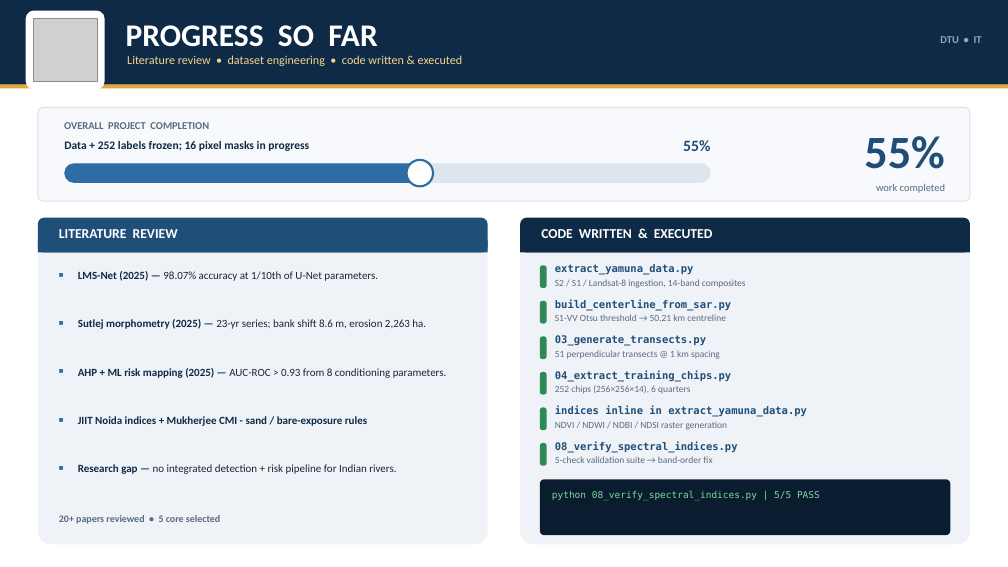
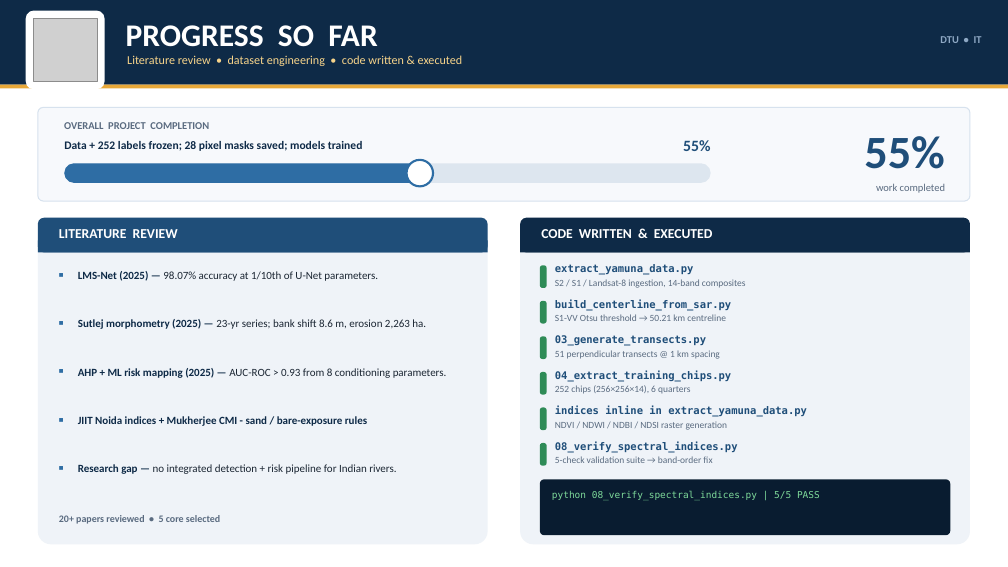
Before and after one commit to uppu123/AI-Based-illegal-Sand-Mining-Detection-and-Risk-Priortization-Detection, a slide deck: slide 2 of presentation/Project_Progress_Presentation.pptx. Drawn at 1008x567 pixels with LibreOffice and Linux fonts; fonts in the diff are those of the drawing; grey boxes stand for pictures. Boxes give left, top, right and bottom in pixels: in the first picture for what was removed or moved away, otherwise in the second. Text is boxed around its words. In the diff, an @@ line names an element or a change of style, - is before the commit and + after.

Commit message:
Results: record honest U-Net/LMS-Net metrics and refresh all docs
- U-Net held-out IoU 0.0055 / Dice 0.0110 / F1 0.0110
- LMS-Net held-out IoU 0.0059 / Dice 0.0117 / F1 0.0117
- Near-zero results reported as measured, caused by sparse masks (12/28 non-empty, 0.2-3.1% positive)
- model_comparison.csv/json selects LMS-Net by IoU with explicit caveat
- models/README.md rewritten with real results and one-job-at-a-time rule
- README, docs 00-06, script doc, deck and exported PDFs de-staled (28/28 gate closed, mask quality is next bottleneck)
- Risk scorer clearly documented as rule-based AHP, not a trained regressor

```diff
--- a/presentation/Project_Progress_Presentation.pptx
+++ b/presentation/Project_Progress_Presentation.pptx
@@ text at box(64, 141, 363, 151): text changed @@
-Data + 252 labels frozen; 16 pixel masks in progress
+Data + 252 labels frozen; 28 pixel masks saved; models trained
```
Also in this commit, not shown: 2 other slides changed, 12 other files.
